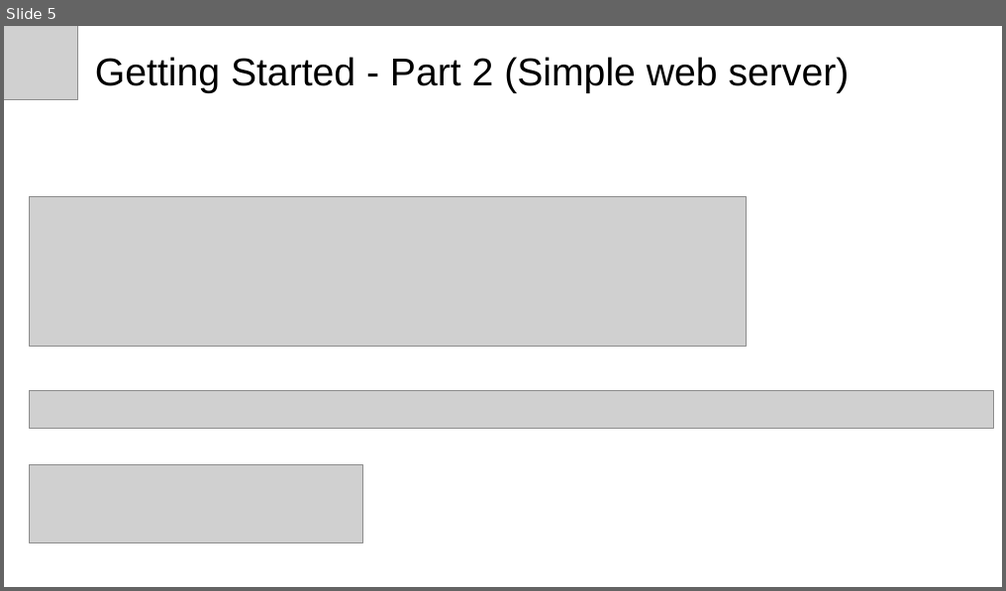
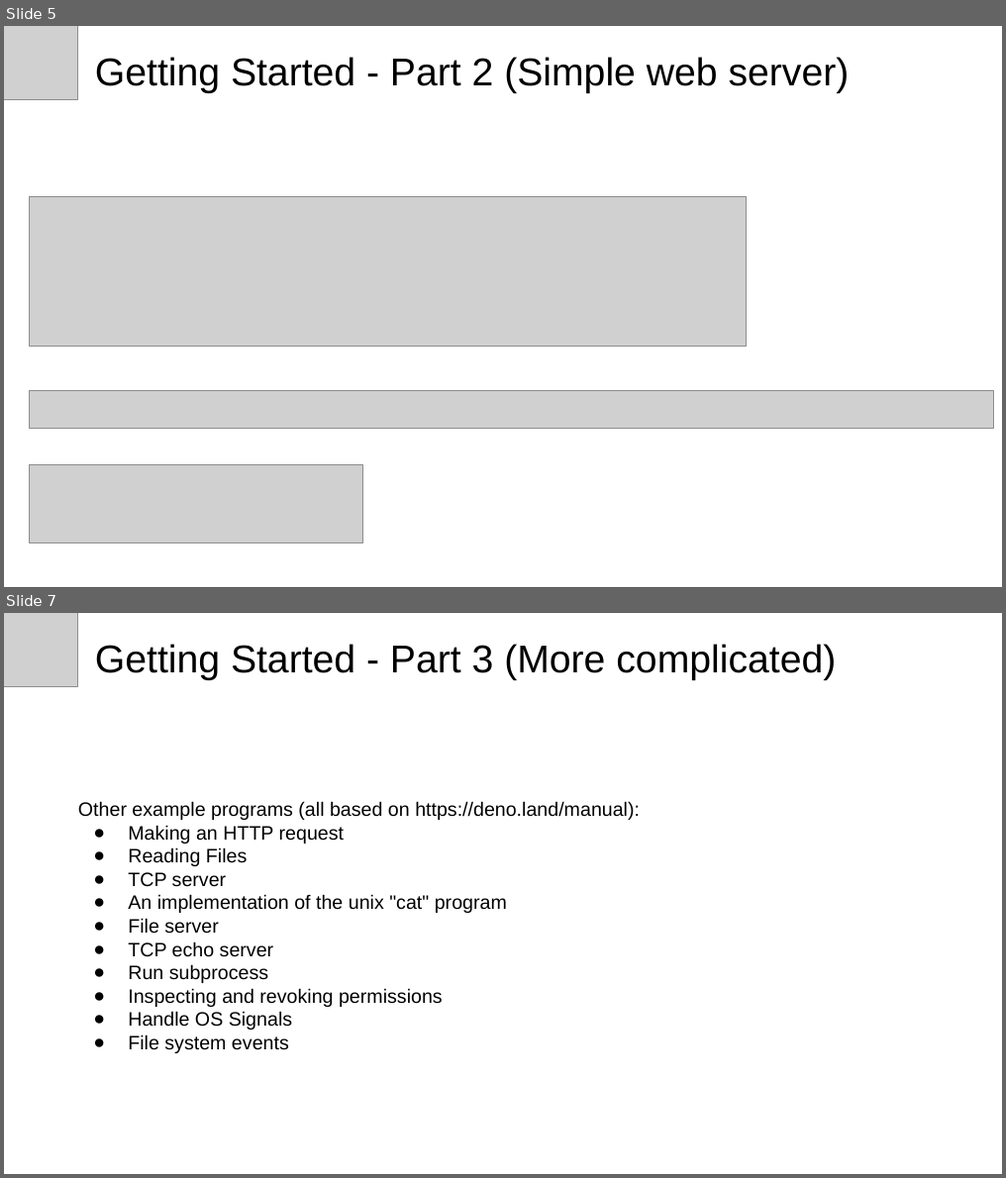
Before and after one commit to michaelachrisco/deno-developer-talk, a slide deck: Introduction to Deno.pptx. Shown one above the other, each under a label of ours: slide 5 before the commit, slides 5 and 7 after it; the slides between them are not shown. The pictures are 1006x591 and 1006x1178 pixels, drawn with LibreOffice and Linux fonts; fonts in the diff are those of the drawing; grey boxes stand for pictures. Boxes give left, top, right and bottom in pixels: in the first picture for what was removed or moved away, otherwise in the second. Text is boxed around its words. In the diff, an @@ line names an element or a change of style, - is before the commit and + after.

Commit message:
feature(example-programs): Documentation example programs

```diff
--- a/Introduction to Deno.pptx
+++ b/Introduction to Deno.pptx
@@ slide 7 added at [4,613,1002,1174], background #FFFFFF @@
@@ picture added at [4,613,78,687] @@
@@ title added at [95,644,836,680], 28 pt, text #000000 @@
+Getting Started - Part 3 (More complicated)
@@ text added at [78,801,640,1054], 14 pt, text #000000 @@
+Other example programs (all based on https://deno.land/manual):
+● Making an HTTP request
+● Reading Files
+● TCP server
+● An implementation of the unix "cat" program
+● File server
+● TCP echo server
+● Run subprocess
+● Inspecting and revoking permissions
+● Handle OS Signals
+● File system events
```
Also in this commit, not shown: 2 slides changed, 1 other file.
